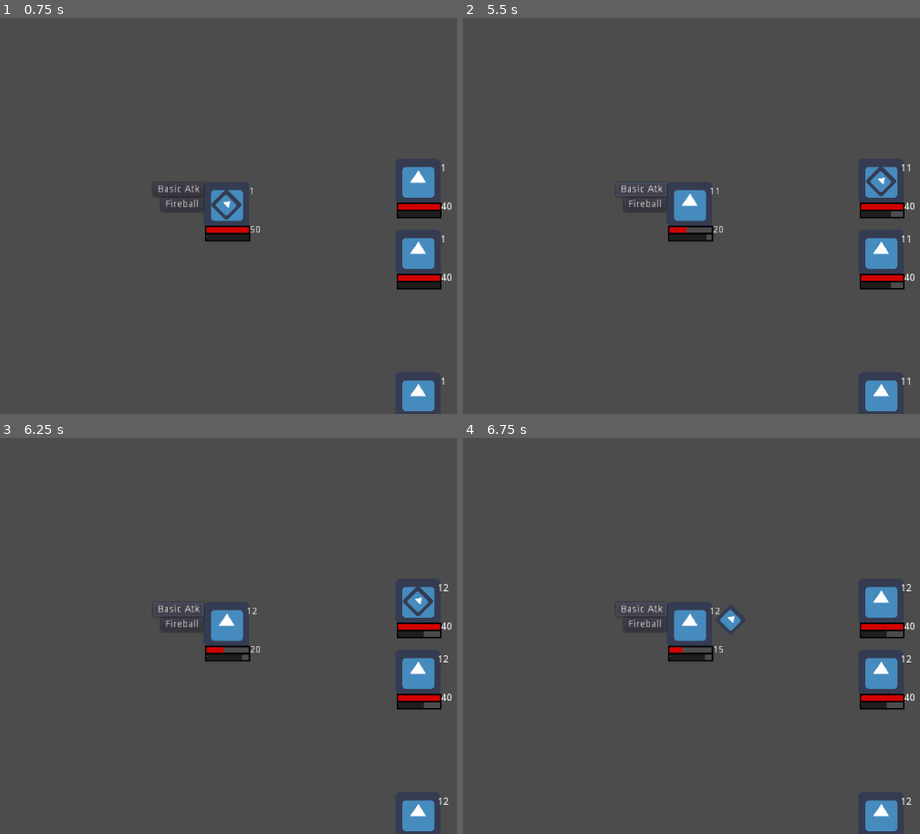
Above: before the commit, frames 1-4 (two rows, left to right).
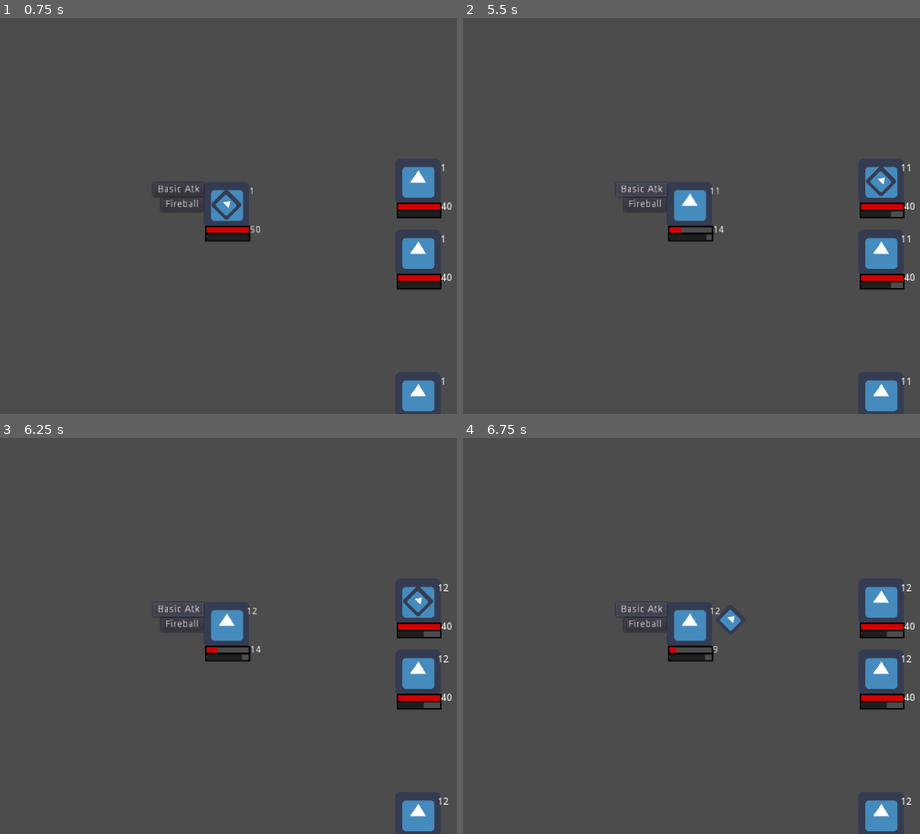
Above: after the commit, the same moments.

Repository: h19mili/Projekt_Fleorune.VM
Game: Godot game, scene res://Test_combat.tscn
The game is run twice, just before and just after one commit, with the same random seed, the same clock (stepped at 60 frames per second) and the same inputs. The engine's default icon, where the game draws it, is replaced by a stand-in: a white triangle on a blue panel in a dark square.
Inputs:
- Up to frame 1 (0.75 s): tap Enter (ui_accept) at 0.5 s; hold Right (ui_right) from 0.53 s (still down); tap A (ui_a) at 0.6 s
- Up to frame 2 (5.5 s): tap Enter (ui_accept) at 0.77, 2.75, 3.02, 3.5, 4.25, 4.52, 5, 5.27 s; release Right (ui_right) at 1.25 s; click "Fireball" at 1.25 s; click "Basic Atk" at 2 s; hold Down (ui_down) 2.78-3.53 s; tap A (ui_a) every 0.75 s from 2.85 to 5.1 s; hold Right (ui_right) 3.53-4.28 s; hold Up (ui_up) 4.28-5.03 s; hold Left (ui_left) from 5.03 s (still down)
- Up to frame 3 (6.25 s): keep holding Left (ui_left); tap Enter (ui_accept) at 5.75, 6.02 s; tap A (ui_a) at 5.85 s
- Up to frame 4 (6.75 s): release Left (ui_left) at 6.53 s; hold Down (ui_down) from 6.53 s (still down); tap A (ui_a) at 6.6 s

Frame 1 is identical in both runs. In frame 2, less than 0.1% of the frame differs, in the area x 47-58%, y 52-55%; in frame 3, less than 0.1%; in frame 4, less than 0.1%, in the area x 46-57%, y 52-55%.

Commit message:
skills_v.1.01

Diff:
--- a/Battler.gd
+++ b/Battler.gd
@@ -18,6 +18,7 @@
 var STR : int
 var DEF : int
 var CURRENT_DMG : int
+var Magic : int
 
 func _ready():
 	init(Max_HP, Current_HP)
@@ -61,6 +62,7 @@
 	DEF = stats.DEF
 	Speed = stats.Speed
 	Current_HP = Max_HP
+	Magic = stats.Magic
 
 func Attack():
 	if Party_member == false:
--- a/Job.gd
+++ b/Job.gd
@@ -4,6 +4,7 @@
 
 onready var stats = get_node("..")
 onready var skills = $Skills
+onready var bars = get_node("../Bars")
 export(Array) var Starting_skills
 var skilllista = []
 export(PackedScene) var character_skills_scene : PackedScene
@@ -16,4 +17,5 @@
 			var new_skill = character_skills_scene.instance()
 			new_skill.initialize(skill, Skillcraft)
 			skills.add_child(new_skill)
+			bars.add_child(new_skill)
 	pass
--- a/Jobs/Statblock.gd
+++ b/Jobs/Statblock.gd
@@ -9,3 +9,4 @@
 export var Speed : int
 export var STR : int
 export var DEF : int
+export var Magic : int
--- a/Jobs/knight.tres
+++ b/Jobs/knight.tres
@@ -11,3 +11,4 @@
 Speed = 6
 STR = 10
 DEF = 14
+Magic = 0
--- a/Jobs/snabbrackare.tres
+++ b/Jobs/snabbrackare.tres
@@ -9,5 +9,6 @@
 Current_HP = 50
 Max_Mana = 50
 Speed = 1000
-STR = 5
+STR = 8
 DEF = 1
+Magic = 11
--- a/Player karaktär/Player.tscn
+++ b/Player karaktär/Player.tscn
@@ -84,10 +84,8 @@
 script = ExtResource( 6 )
 
 [node name="Bars" type="VBoxContainer" parent="."]
-margin_left = -115.948
-margin_top = 84.5961
-margin_right = -75.9483
-margin_bottom = 124.596
+anchor_right = 1.0
+alignment = 1
 __meta__ = {
 "_edit_use_anchors_": false
 }
--- a/Player.gd
+++ b/Player.gd
@@ -6,11 +6,14 @@
 onready var select_arrow = get_node("../../Arrow")
 # Called when the node enters the scene tree for the first time.
 func _ready():
+	get_node("Button").hide()
+	get_node("Button2").hide()
 	pass # Replace with function body.
 
 
 # Called every frame. 'delta' is the elapsed time since the previous frame.
 func _process(delta):
+	Show_button()
 	if Input.is_action_just_pressed("ui_accept"):
 		Etarget = select_arrow.active_target
 		if Etarget:
@@ -38,16 +41,25 @@
 func Fireball_Button():
 	if selected == true:
 		Etarget = select_arrow.active_target
-		Etarget.Current_HP -= 7
-		Mana.Current_mana -= 5
+		Etarget.Current_HP -= Magic
+		Mana.Current_mana -= 7
 		Mana._Manabar()
 		emit_signal("turn_done")
+		get_node("Button").hide()
+		get_node("Button2").hide()
 	pass
 
 
 func Basic_AtkButton():
 	if selected == true:
 		Etarget = select_arrow.active_target
-		Etarget.Current_HP -= 4
+		Etarget.Current_HP -= STR
 		emit_signal("turn_done")
+		get_node("Button2").hide()
+		get_node("Button").hide()
 	pass
+
+func Show_button():
+	if selected == true:
+		get_node("Button").show()
+		get_node("Button2").show()
